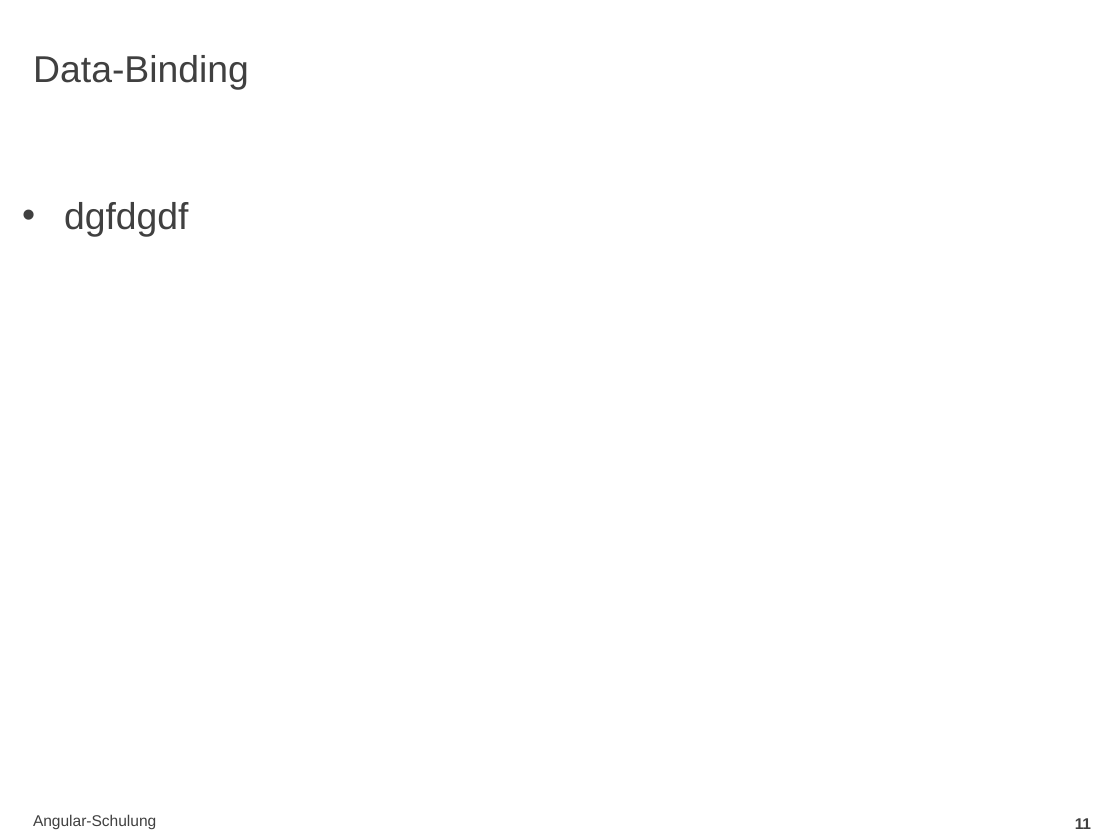
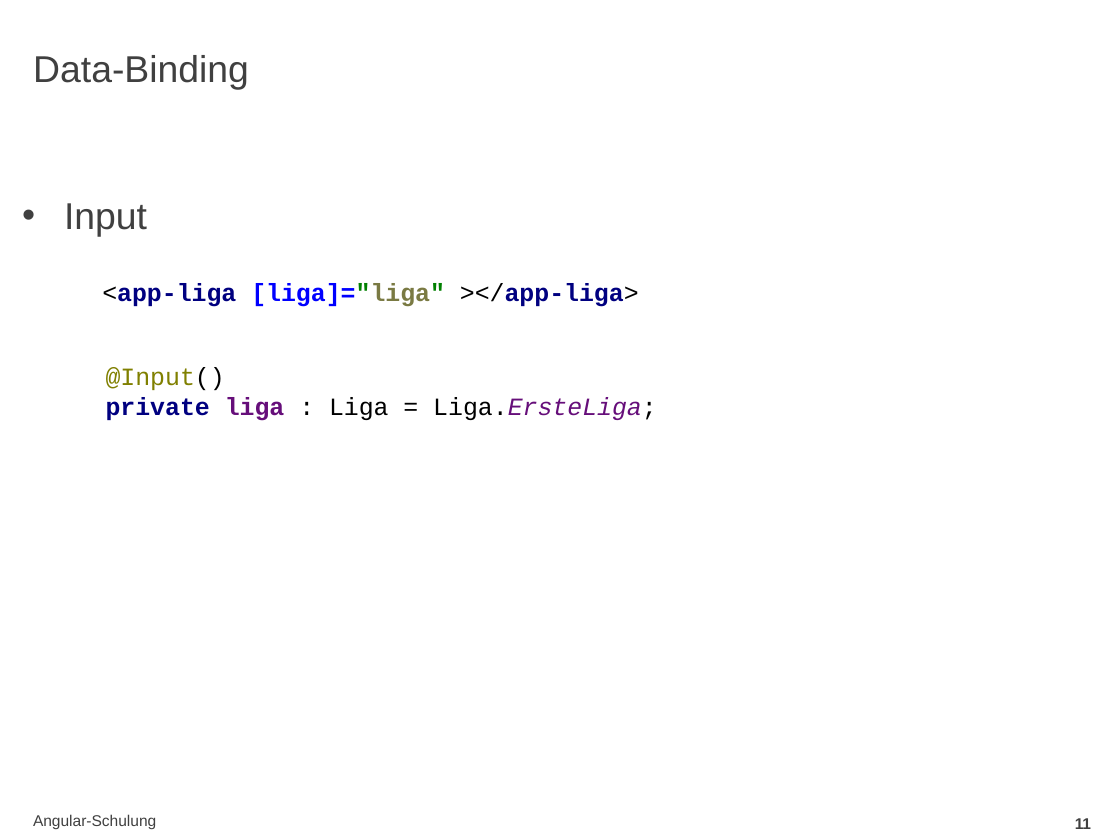
Before and after one commit to mahartma/angular-schulung, a slide deck: slide 11 of angular.pptx. Drawn at 1120x840 pixels with LibreOffice and Linux fonts; fonts in the diff are those of the drawing; background and template pictures are left out. Boxes give left, top, right and bottom in pixels: in the first picture for what was removed or moved away, otherwise in the second. Text is boxed around its words. In the diff, an @@ line names an element or a change of style, - is before the commit and + after.

Commit message:
liga update

```diff
--- a/angular.pptx
+++ b/angular.pptx
@@ text at [64,203,147,237]: text changed @@
-• dgfdgdf
+• Input
@@ text added at [102,283,639,307], 16 pt, text #000080, bold @@
+<app-liga [liga]="liga" ></app-liga>
@@ text added at [106,367,657,421], 16 pt, text #000000 @@
+@Input()
+private liga : Liga = Liga.ErsteLiga;
```
Also in this commit, not shown: 2 other slides changed, 1 slide added, 11 other files.
